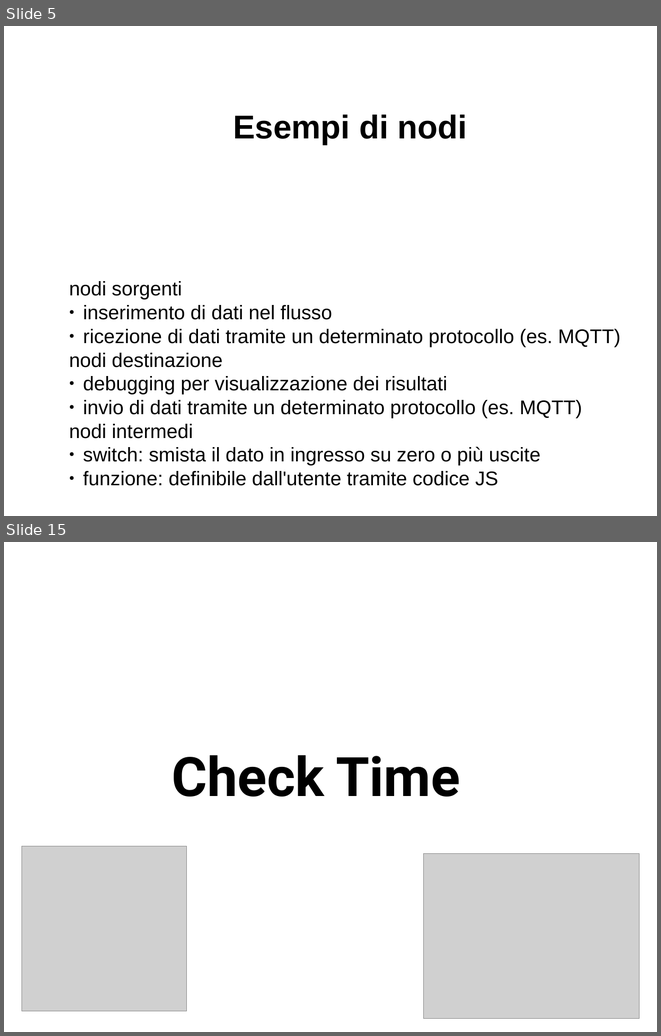
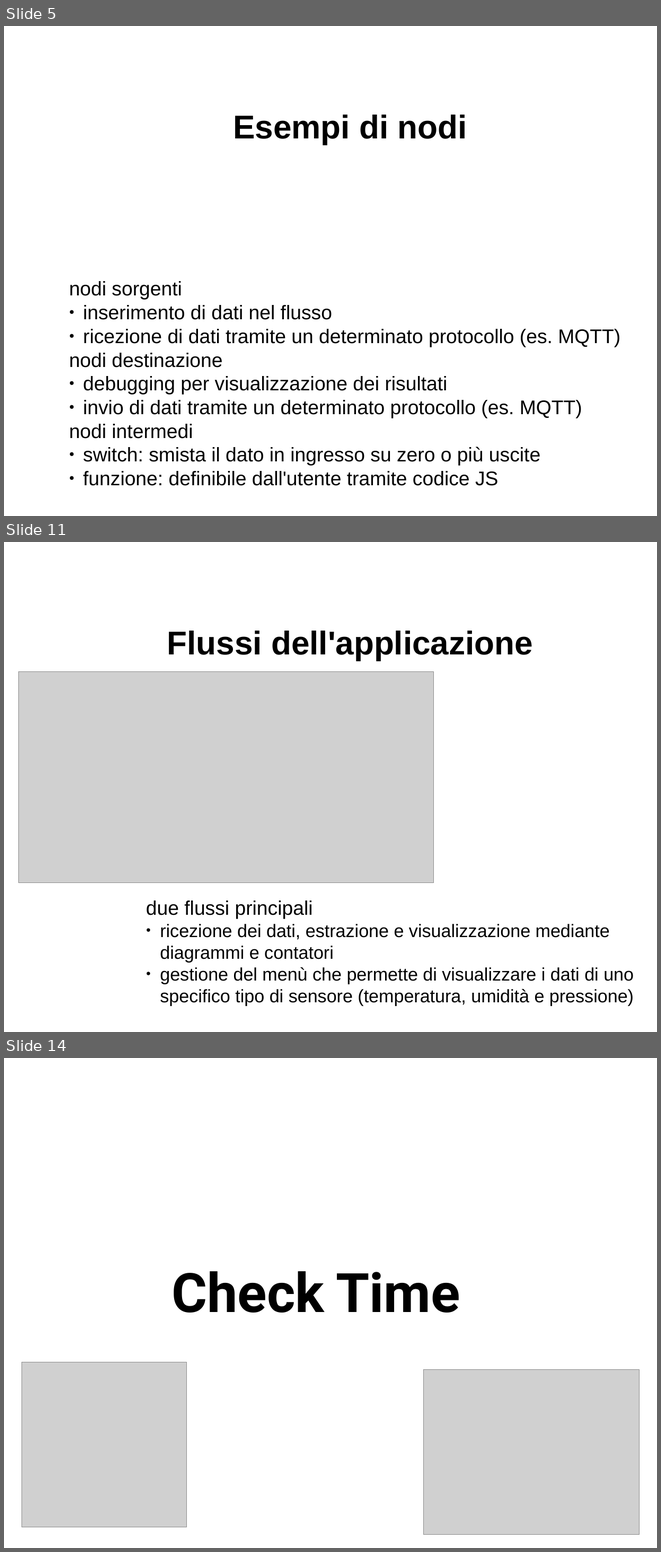
Before and after one commit to davideancona/minicorsiRAISE, a slide deck: iot/NodeRED.odp. Shown one above the other, each under a label of ours: slides 5 and 15 before the commit, slides 5, 11 and 14 after it; the slides between them are not shown. The pictures are 661x1036 and 661x1552 pixels, drawn with LibreOffice and Linux fonts; fonts in the diff are those of the drawing; grey boxes stand for pictures. Boxes give left, top, right and bottom in pixels: in the first picture for what was removed or moved away, otherwise in the second. Text is boxed around its words. In the diff, an @@ line names an element or a change of style, - is before the commit and + after.

```diff
--- a/iot/NodeRED.odp
+++ b/iot/NodeRED.odp
@@ slide 11 added at (x1=4, y1=542, x2=657, y2=1032), background #FFFFFF @@
@@ text added at (x1=167, y1=631, x2=533, y2=661), 40 pt, text #000000, bold @@
+Flussi dell'applicazione
@@ picture added at (x1=19, y1=672, x2=434, y2=883) @@
@@ text added at (x1=146, y1=900, x2=634, y2=1005), 22 pt, text #000000 @@
+due flussi principali
+● ricezione dei dati, estrazione e visualizzazione mediante diagrammi e contatori
+● gestione del menù che permette di visualizzare i dati di uno specifico tipo di sensore (temperatura, umidità e pressione)
@@ what was slide 15 is now slide 14 @@
```
Also in this commit, not shown: 3 slides changed, 4 other slides added, 6 slides removed, 2 other files.
